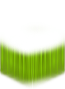
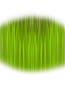
Layer changes from the first 65px x 89px image to the second:
pixels changed over [0, 11, 65, 89] (layer not identified)
